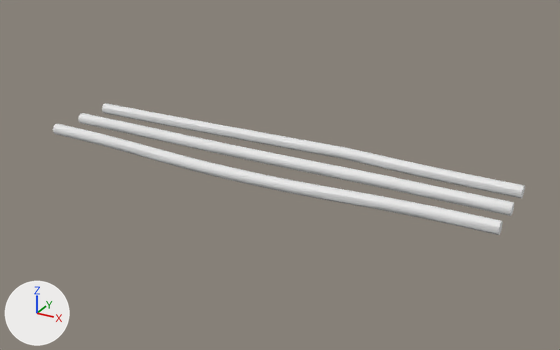
The Blender file Assets/Models/Bunker Parts/CorridorComponents/Straight Section/CorridorStraightCables1.blend: old version first, new version second.
Rendered twice from a camera (50 mm lens) standing at (2.94, -5.14, 6.5) and looking at (0.13, -0.01, 3.94). The axes (+X, +Y, +Z) are drawn at lower left. The lights are the same throughout.

Objects in the first picture: 'Cables1'.
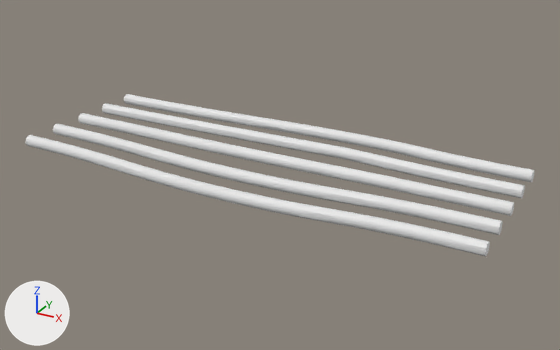
Where the change shows, as pixel boxes [x1, y1, x2, y2] in the pictures (560 x 350 px):
'Cables1', reshaped (8% wider, 23% taller)
    before: [53, 103, 525, 235]
    after: [25, 94, 535, 257]
part 1 of me_beziercurve_003, added
    after: [25, 135, 490, 257]
part 2 of me_beziercurve_003, added
    after: [124, 94, 535, 183]

What the commit changed:
me_beziercurve_003 is used by ob_cables1; location (0.0, 0.0, 0.0).
me_beziercurve_003 had 900 vertices, 870 faces and spanned x -2.0..2.0, y -0.48..0.44, z 4.01..4.12.
me_beziercurve_003 now has 1500 vertices, 1450 faces and spans x -2.0..2.0, y -0.82..0.79, z 4.01..4.12.
me_beziercurve_003 part 1: the loose piece of 300 vertices spanning x -2.0..2.0, y -0.48..-0.28, z 4.01..4.11 is copied, and the copy is moved by (0.0, -0.34, 0.0); it spans x -2.0..2.0, y -0.82..-0.61, z 4.01..4.11.
me_beziercurve_003 part 2: a new loose piece of 300 vertices spanning x -2.0..2.0, y 0.61..0.79, z 4.01..4.12.
